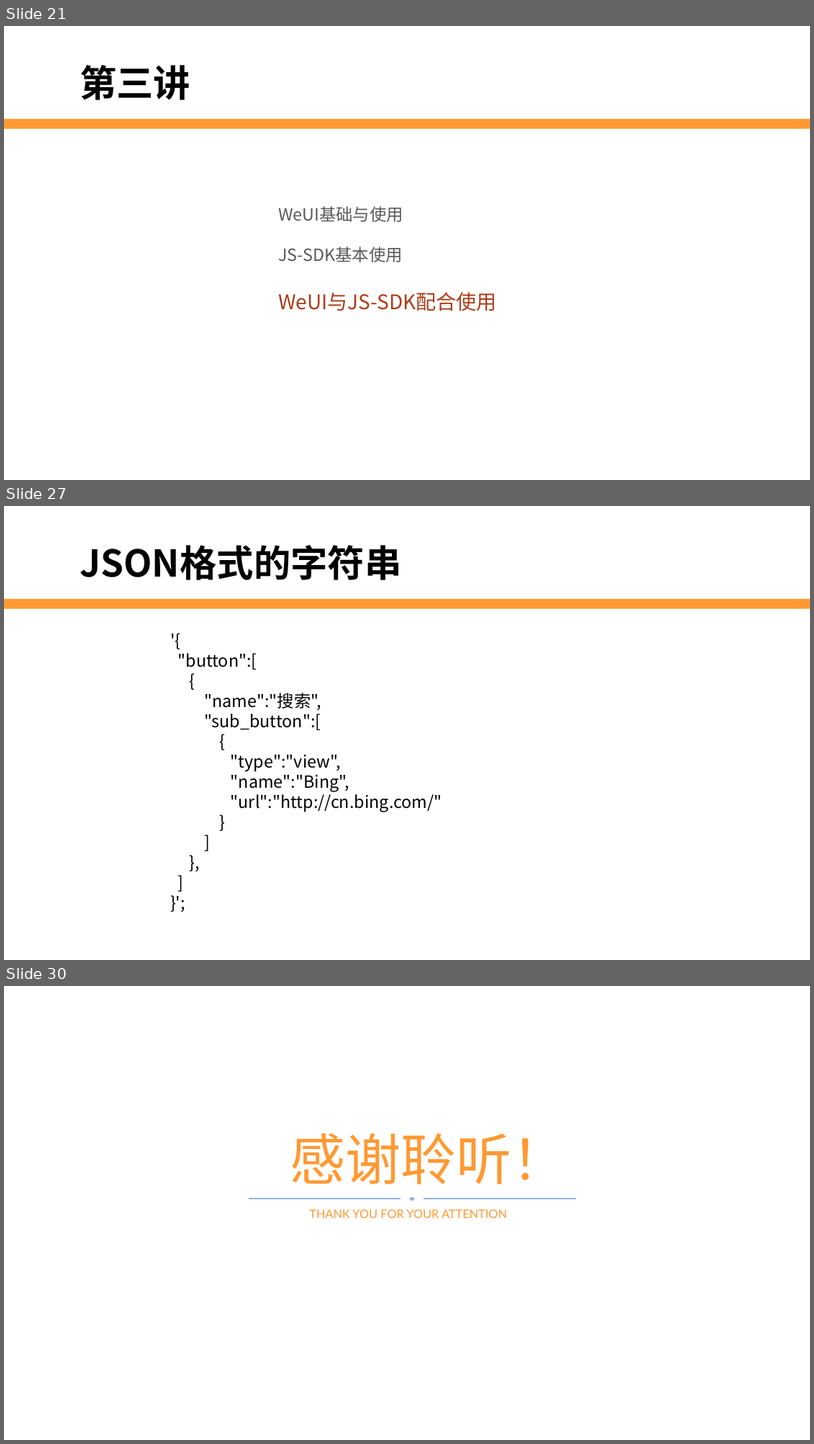
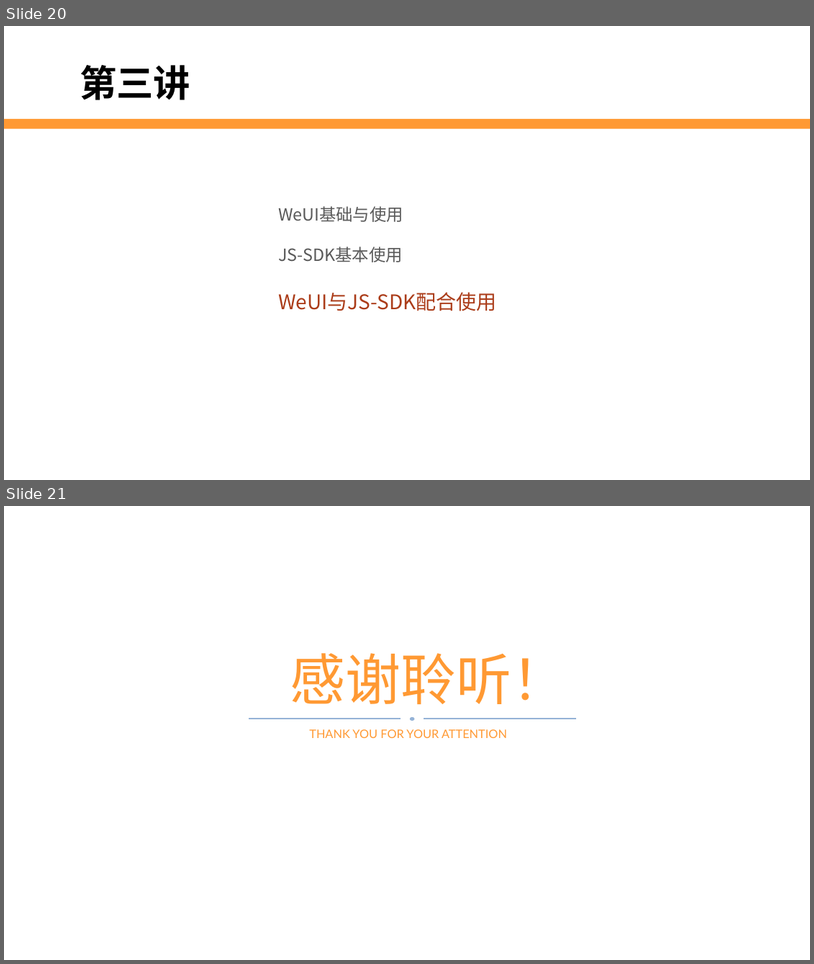
Before and after one commit to edu2act/2017-2018_1st_Wechat_Web_Programming, a slide deck: 第10讲 JS-SDK.pptx. Shown one above the other, each under a label of ours: slides 21, 27 and 30 before the commit, slides 20 and 21 after it; the slides between them are not shown. The pictures are 814x1444 and 814x964 pixels, drawn with LibreOffice and Linux fonts; fonts in the diff are those of the drawing; background and template pictures are left out. Boxes give left, top, right and bottom in pixels: in the first picture for what was removed or moved away, otherwise in the second. Text is boxed around its words. In the diff, an @@ line names an element or a change of style, - is before the commit and + after.

```diff
--- a/第10讲 JS-SDK.pptx
+++ b/第10讲 JS-SDK.pptx
@@ slide 27 removed at (4,506,810,960), background #FFFFFF; not listed: 1 template element that a slide beside it also shows @@
@@ text removed at (80,545,401,580) @@
-JSON格式的字符串
@@ text removed at (178,653,442,812) @@
-'{
-"button":[
-{
-"name":"搜索",
-"sub_button":[
-{
-"type":"view",
-"name":"Bing",
-"url":"http://cn.bing.com/"
-}
-]
-},
-]
-}';
@@ what was slide 21 is now slide 20 @@
@@ what was slide 30 is now slide 21 @@
```
Also in this commit, not shown: 7 slides added, 15 other slides removed, 1 other file.
